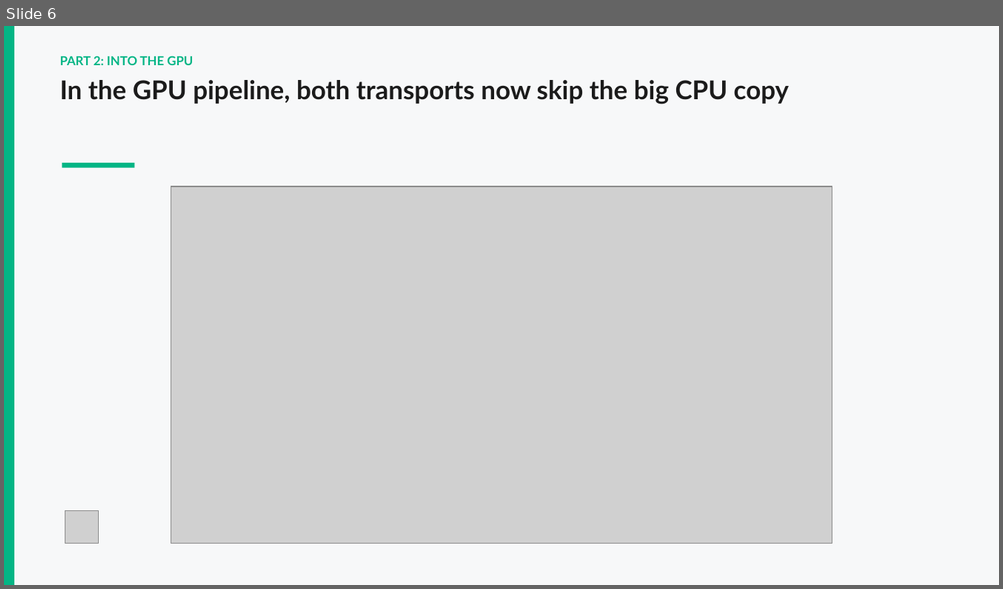
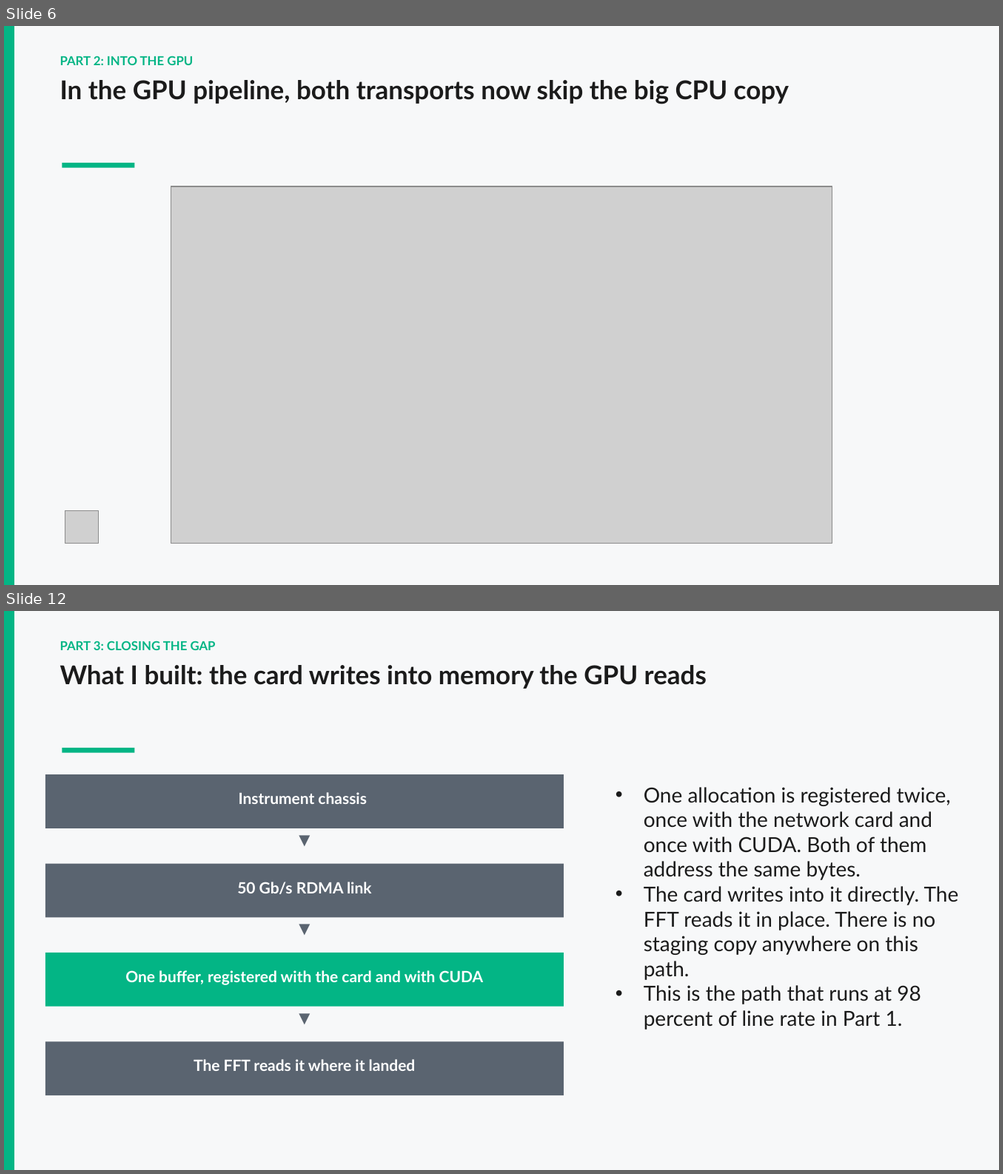
Before and after one commit to dvthomas01/DAQIRI_v_GRPC, a slide deck: presentation/Intern_showcase_Dami.pptx. Shown one above the other, each under a label of ours: slide 6 before the commit, slides 6 and 12 after it; the slides between them are not shown. The pictures are 1003x589 and 1003x1174 pixels, drawn with LibreOffice and Linux fonts; fonts in the diff are those of the drawing; grey boxes stand for pictures. Boxes give left, top, right and bottom in pixels: in the first picture for what was removed or moved away, otherwise in the second. Text is boxed around its words. In the diff, an @@ line names an element or a change of style, - is before the commit and + after.

```diff
--- a/presentation/Intern_showcase_Dami.pptx
+++ b/presentation/Intern_showcase_Dami.pptx
@@ slide 12 added at (4,611,999,1170), background #F7F8F9 @@
@@ rectangle added at (4,611,14,1170), fill #03B585 @@
@@ text added at (60,641,216,650), 12 pt, text #03B585, bold @@
+PART 3: CLOSING THE GAP
@@ text added at (60,665,706,689), 25 pt, text #1B1B1B, bold @@
+What I built: the card writes into memory the GPU reads
@@ rectangle added at (62,748,134,753), fill #03B585 @@
@@ rectangle added at (45,775,563,828), fill #5A6470 @@
@@ text added at (643,787,959,1030), 20 pt, text #1B1B1B @@
+• One allocation is registered twice, once with the network card and once with CUDA. Both of them address the same bytes.
+• The card writes into it directly. The FFT reads it in place. There is no staging copy anywhere on this path.
+• This is the path that runs at 98 percent of line rate in Part 1.
@@ text added at (239,792,367,804), 15 pt, text #FFFFFF, bold @@
+Instrument chassis
@@ text added at (45,830,563,849), 14 pt, text #5A6470, bold @@
+▼
@@ rectangle added at (45,864,563,917), fill #5A6470 @@
@@ text added at (237,882,372,894), 15 pt, text #FFFFFF, bold @@
+50 Gb/s RDMA link
@@ text added at (45,920,563,938), 14 pt, text #5A6470, bold @@
+▼
@@ rectangle added at (45,953,563,1006), fill #03B585 @@
@@ text added at (125,971,484,985), 15 pt, text #FFFFFF, bold @@
+One buffer, registered with the card and with CUDA
@@ text added at (45,1008,563,1027), 14 pt, text #5A6470, bold @@
+▼
@@ rectangle added at (45,1042,563,1096), fill #5A6470 @@
@@ text added at (193,1059,415,1071), 15 pt, text #FFFFFF, bold @@
+The FFT reads it where it landed
```
Also in this commit, not shown: 6 slides changed, 5 other slides added, 2 slides removed, 7 other files.
